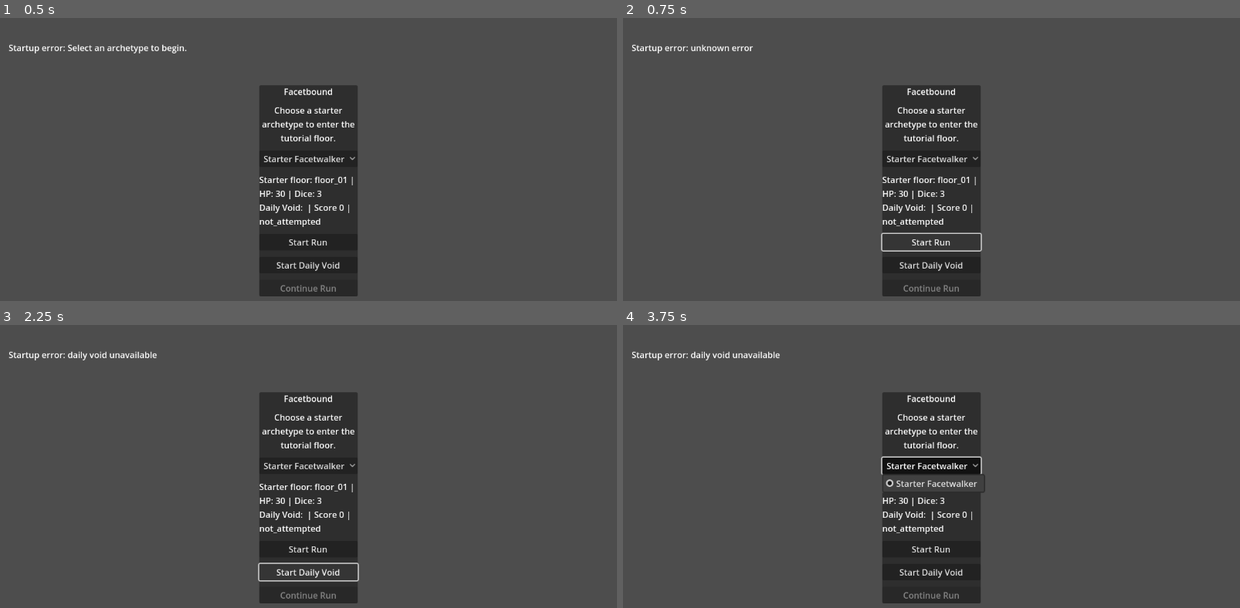
Above: before the commit, frames 1-4 (two rows, left to right).
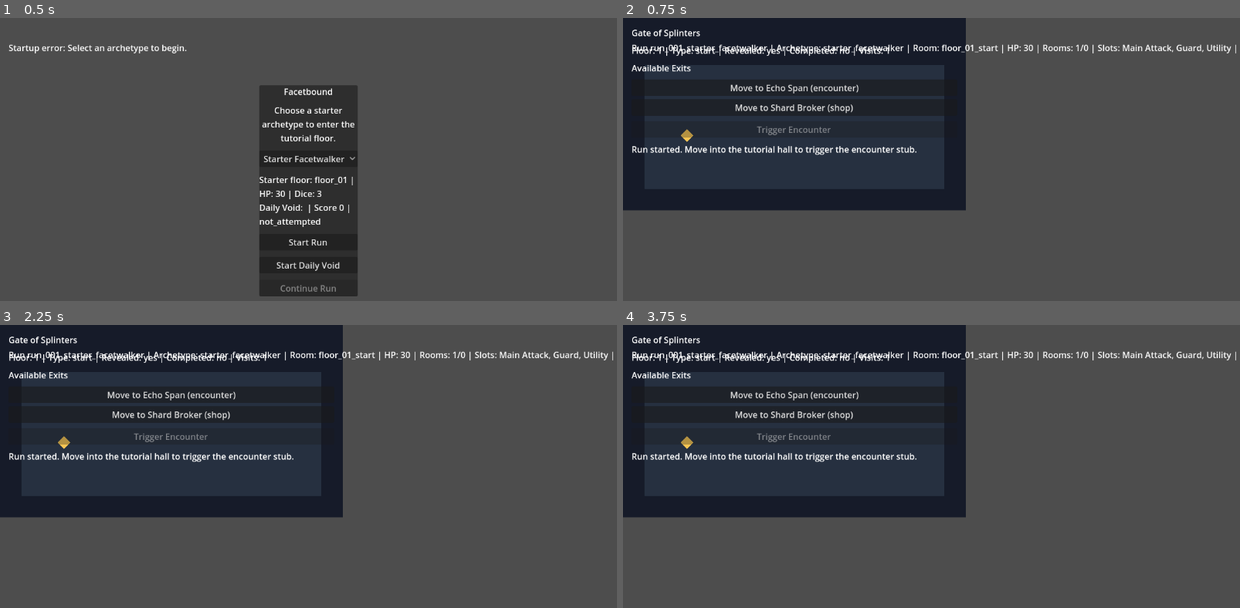
Above: after the commit, the same moments.

Repository: cozmulici-rgb/Diceforge
Game: Godot game, scene res://scenes/app_root.tscn
Two runs of this game, one before a commit and one after it. Both use one fixed random seed, a clock stepped at 60 frames per second and the inputs below.
Inputs (mouse positions are in pixels of both pictures, inside the frame that each line leads up to):
- Up to frame 1 (0.5 s): no input
- Up to frame 2 (0.75 s): click "Start Run" at 0.5 s
- Up to frame 3 (2.25 s): click (308, 548) at 1.25 s, where only the run before the commit has a clickable "Start Run"; click (308, 571) at 2 s, where only the run before the commit has a clickable "Start Daily Void"
- Up to frame 4 (3.75 s): click (931, 571) at 2.75 s, where only the run before the commit has a clickable "Start Daily Void"; click (931, 466) at 3.5 s, where only the run before the commit has a clickable "Starter Facetwalker"

Frame 1 is identical in both runs. In frame 2, 38% of the frame differs, in the area x 0-100%, y 0-99%; in frame 3, 38%; in frame 4, 40%.

Commit message:
Fix result validation logic and add export/screenshot capabilities
- Fix _is_error_result() in game_state_coordinator.gd and dungeon_generator.gd
  treating valid content dicts as errors when they lack an "ok" key
- Add macOS and Windows Desktop export presets to export_presets.cfg
- Enable S3TC/BPTC texture compression in project.godot
- Add Xvfb, xdotool, scrot to Docker export container for headless screenshots
- Add scripts/take_screenshots.sh for automated game screenshot capture

Co-Authored-By: Claude Opus 4.6 (1M context) <noreply@anthropic.com>

Diff:
--- a/game/project.godot
+++ b/game/project.godot
@@ -17,3 +17,4 @@
 
 renderer/rendering_method="gl_compatibility"
 renderer/rendering_method.mobile="gl_compatibility"
+textures/vram_compression/import_s3tc_bptc=true
--- a/game/scripts/core/game_state_coordinator.gd
+++ b/game/scripts/core/game_state_coordinator.gd
@@ -410,7 +410,7 @@
 
 
 func _is_error_result(value: Variant) -> bool:
-	return value is Dictionary and not value.get("ok", false)
+	return value is Dictionary and value.has("ok") and not value.get("ok", false)
 
 
 func _build_initial_room_states(room_graph: Dictionary, starting_room_id: String) -> Dictionary:
--- a/game/scripts/exploration/dungeon_generator.gd
+++ b/game/scripts/exploration/dungeon_generator.gd
@@ -80,4 +80,4 @@
 
 
 func _is_error_result(value: Variant) -> bool:
-	return value is Dictionary and not value.get("ok", false)
+	return value is Dictionary and value.has("ok") and not value.get("ok", false)
Not shown, changed: game/export_presets.cfg
Not shown, changed: docker/export/Dockerfile
Not shown, added: scripts/take_screenshots.sh
